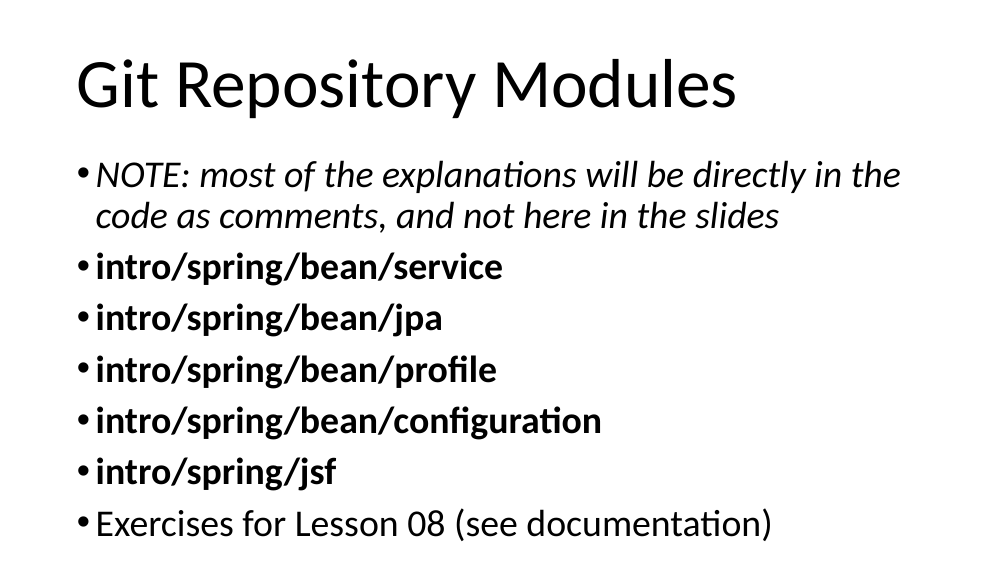
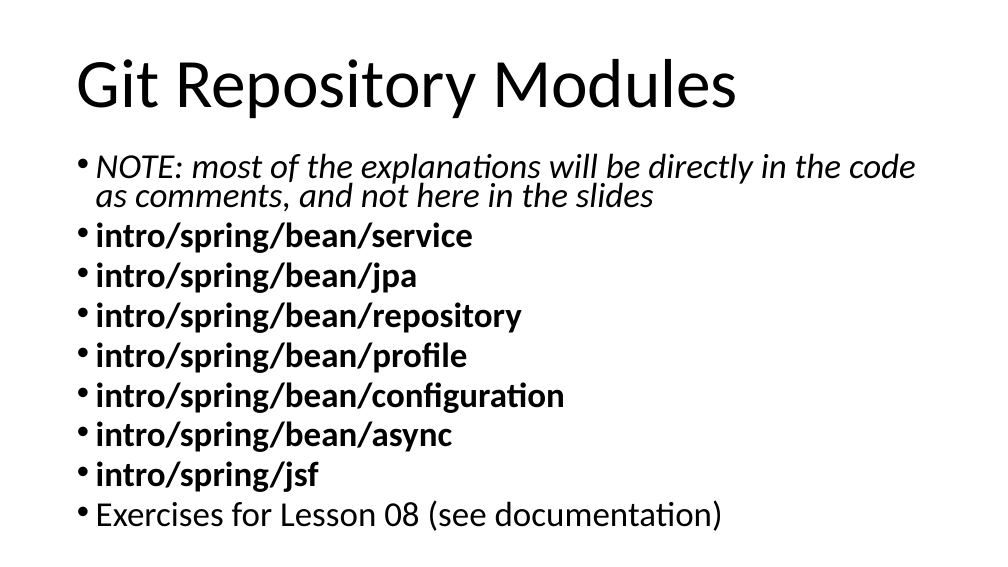
Before and after one commit to arcuri82/testing_security_development_enterprise_systems, a slide deck: slide 15 of doc/intro/slides/lesson_08_spring.pptx. Drawn at 1008x567 pixels with LibreOffice and Linux fonts; fonts in the diff are those of the drawing. Boxes give left, top, right and bottom in pixels: in the first picture for what was removed or moved away, otherwise in the second. Text is boxed around its words. In the diff, an @@ line names an element or a change of style, - is before the commit and + after.

```diff
--- a/doc/intro/slides/lesson_08_spring.pptx
+++ b/doc/intro/slides/lesson_08_spring.pptx
@@ text at bbox=[96, 153, 916, 531]: size 36 to 33.3 pt in "NOTE: most of the explanations will be ...", "intro/spring/bean/service", "intro/spring/bean/jpa", "intro/spring/bean/profile" and 3 more places; line spacing 0.9 to 0.7 @@
@@ text at bbox=[96, 302, 522, 333]: paragraph added @@
+• intro/spring/bean/repository
@@ text at bbox=[96, 421, 452, 452]: paragraph added @@
+• intro/spring/bean/async
```
Also in this commit, not shown: 5 other files.
